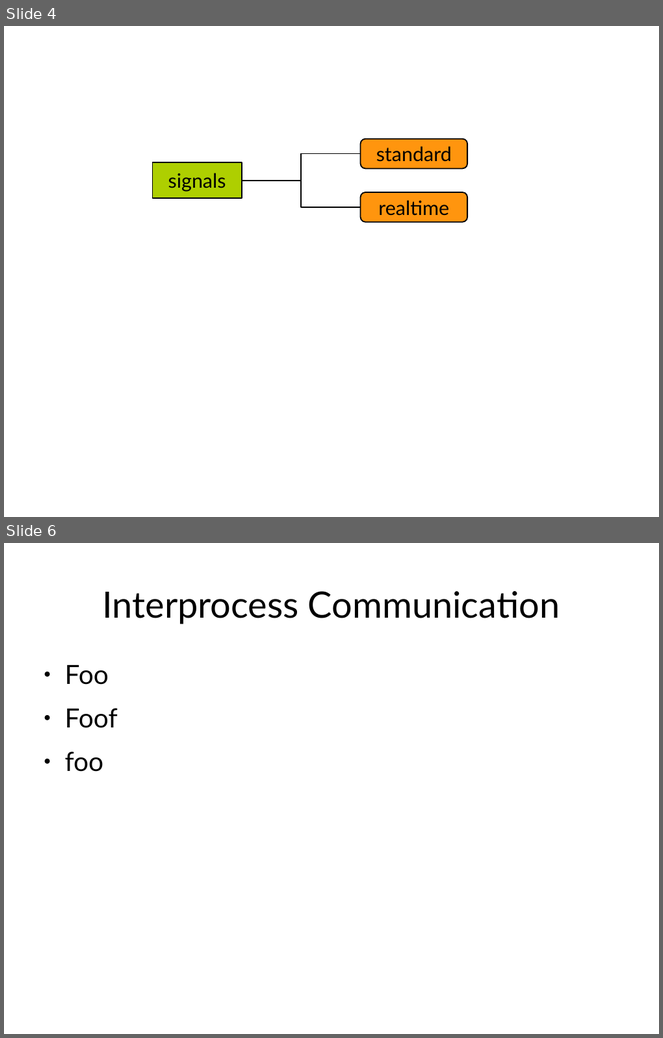
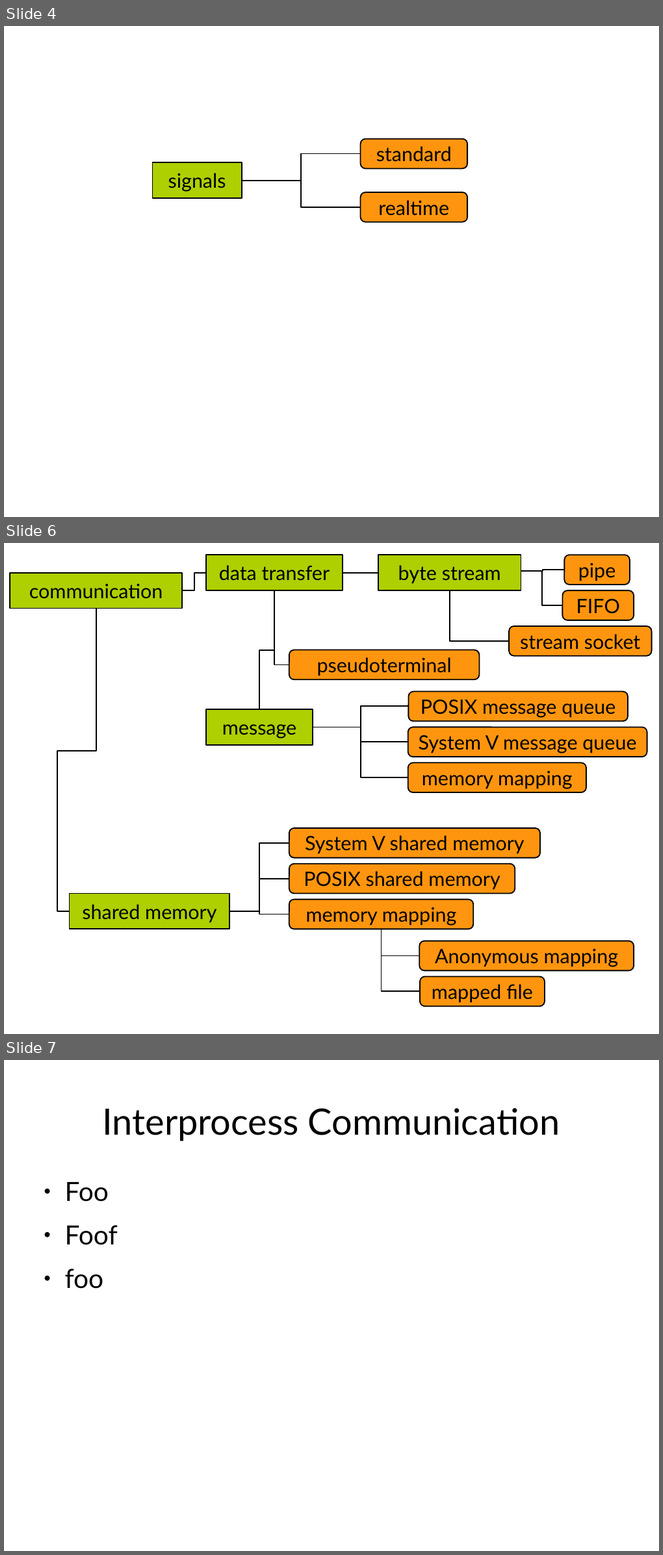
Before and after one commit to gregkh/presentation-kdbus, a slide deck: kdbus.odp. Shown one above the other, each under a label of ours: slides 4 and 6 before the commit, slides 4, 6 and 7 after it; the slides between them are not shown. The pictures are 663x1038 and 663x1555 pixels, drawn with LibreOffice and Linux fonts; fonts in the diff are those of the drawing. Boxes give left, top, right and bottom in pixels: in the first picture for what was removed or moved away, otherwise in the second. Text is boxed around its words. In the diff, an @@ line names an element or a change of style, - is before the commit and + after.

```diff
--- a/kdbus.odp
+++ b/kdbus.odp
@@ slide 6 added at <box>4,543,659,1034</box>, background #FFFFFF @@
@@ rectangle added at <box>206,555,343,590</box>, fill #AECF00, outline #000000 1.45 pt, 24 pt, text #000000 @@
+data transfer
@@ rectangle added at <box>378,555,521,590</box>, fill #AECF00, outline #000000 1.45 pt, 24 pt, text #000000 @@
+byte stream
@@ rounded rectangle added at <box>565,555,630,585</box>, fill #FF950E, outline #000000 1.45 pt, 24 pt, text #000000 @@
+pipe
@@ rectangle added at <box>10,573,182,609</box>, fill #AECF00, outline #000000 1.45 pt, 24 pt, text #000000 @@
+communication
@@ elbow line added from (182, 590) to (206, 573), #000000 1.45 pt @@
@@ elbow line added from (343, 573) to (378, 573), #000000 1.45 pt @@
@@ elbow line added from (521, 571) to (565, 570), #000000 1.45 pt @@
@@ elbow line added from (521, 571) to (563, 605), #000000 1.45 pt @@
@@ elbow line added from (274, 590) to (259, 709), #000000 1.45 pt @@
@@ elbow line added from (274, 590) to (289, 665), #000000 1.45 pt @@
@@ elbow line added from (450, 590) to (509, 641), #000000 1.45 pt @@
@@ rounded rectangle added at <box>563,590,634,620</box>, fill #FF950E, outline #000000 1.45 pt, 24 pt, text #000000 @@
+FIFO
@@ elbow line added from (96, 609) to (70, 912), #000000 1.45 pt @@
@@ rounded rectangle added at <box>509,626,652,656</box>, fill #FF950E, outline #000000 1.45 pt, 24 pt, text #000000 @@
+stream socket
@@ rounded rectangle added at <box>289,650,480,679</box>, fill #FF950E, outline #000000 1.45 pt, 24 pt, text #000000 @@
+pseudoterminal
@@ rounded rectangle added at <box>409,692,628,721</box>, fill #FF950E, outline #000000 1.45 pt, 24 pt, text #000000 @@
+POSIX message queue
@@ rectangle added at <box>206,709,313,745</box>, fill #AECF00, outline #000000 1.45 pt, 24 pt, text #000000 @@
+message
@@ elbow line added from (313, 728) to (409, 707), #000000 1.45 pt @@
@@ elbow line added from (313, 728) to (408, 778), #000000 1.45 pt @@
@@ elbow line added from (313, 728) to (408, 742), #000000 1.45 pt @@
@@ rounded rectangle added at <box>408,728,648,757</box>, fill #FF950E, outline #000000 1.45 pt, 24 pt, text #000000 @@
+System V message queue
@@ rounded rectangle added at <box>408,763,586,793</box>, fill #FF950E, outline #000000 1.45 pt, 24 pt, text #000000 @@
+memory mapping
@@ rounded rectangle added at <box>289,828,540,858</box>, fill #FF950E, outline #000000 1.45 pt, 24 pt, text #000000 @@
+System V shared memory
@@ elbow line added from (230, 912) to (289, 843), #000000 1.45 pt @@
@@ rounded rectangle added at <box>289,864,516,894</box>, fill #FF950E, outline #000000 1.45 pt, 24 pt, text #000000 @@
+POSIX shared memory
@@ elbow line added from (230, 912) to (289, 879), #000000 1.45 pt @@
@@ rectangle added at <box>70,894,230,930</box>, fill #AECF00, outline #000000 1.45 pt, 24 pt, text #000000 @@
+shared memory
@@ elbow line added from (230, 912) to (289, 915), #000000 1.45 pt @@
@@ rounded rectangle added at <box>289,900,474,930</box>, fill #FF950E, outline #000000 1.45 pt, 24 pt, text #000000 @@
+memory mapping
@@ elbow line added from (382, 930) to (419, 956), #000000 1.45 pt @@
@@ elbow line added from (382, 930) to (420, 992), #000000 1.45 pt @@
@@ rounded rectangle added at <box>419,941,634,971</box>, fill #FF950E, outline #000000 1.45 pt, 24 pt, text #000000 @@
+Anonymous mapping
@@ rounded rectangle added at <box>420,977,545,1006</box>, fill #FF950E, outline #000000 1.45 pt, 24 pt, text #000000 @@
+mapped file
@@ what was slide 6 is now slide 7 @@
```
Also in this commit, not shown: 1 slide changed.
